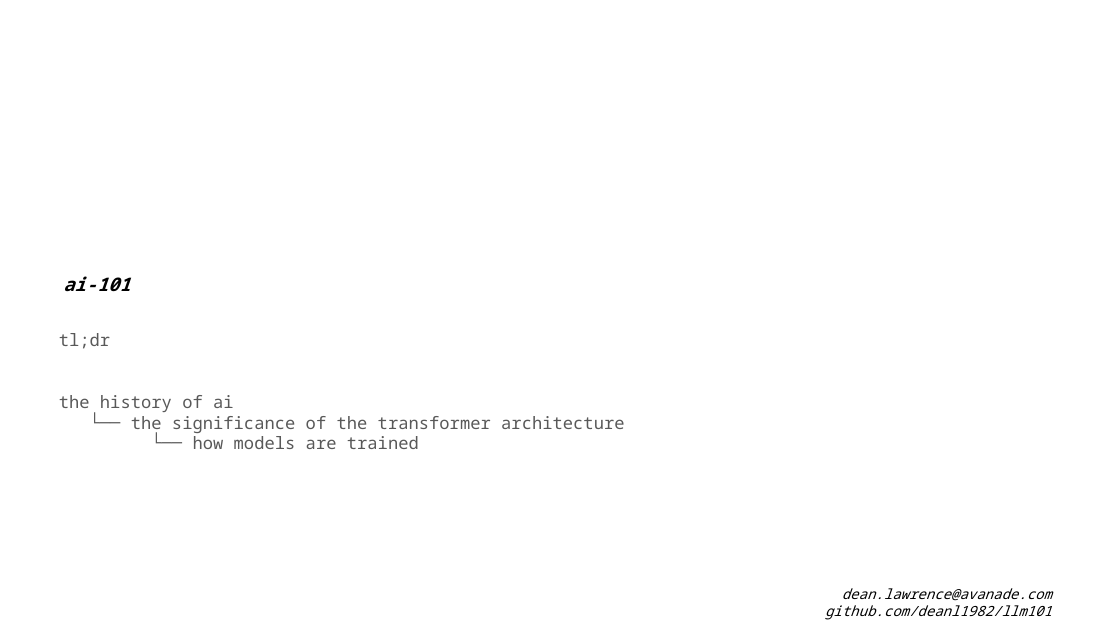
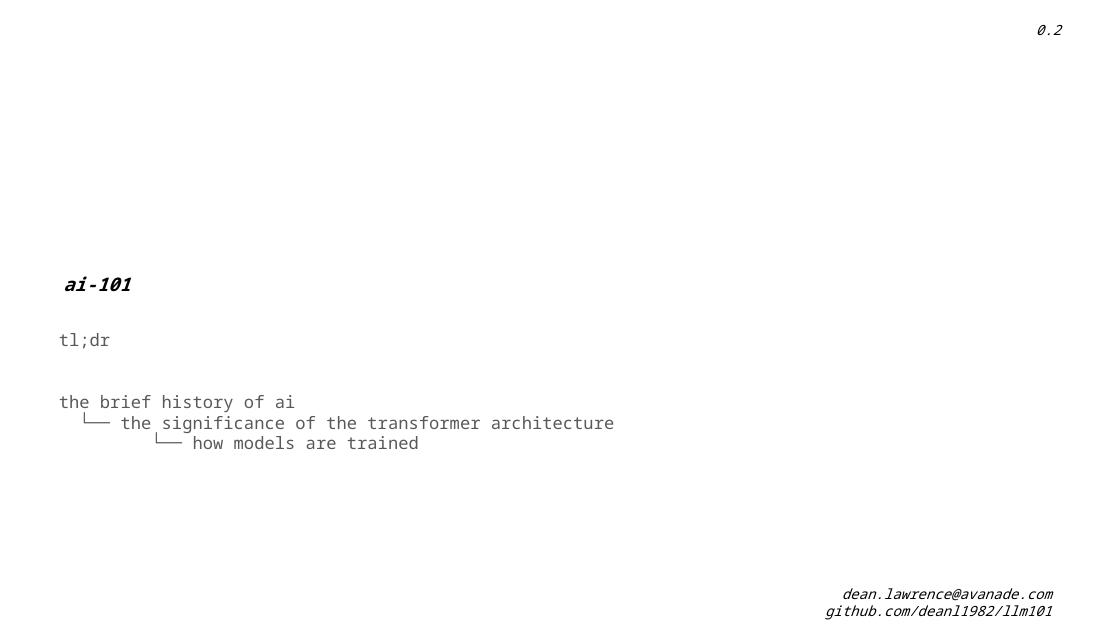
Before and after one commit to deanl1982/llm101, a slide deck: slide 1 of llm101.pptx. Drawn at 1120x630 pixels with LibreOffice and Linux fonts; fonts in the diff are those of the drawing. Boxes give left, top, right and bottom in pixels: in the first picture for what was removed or moved away, otherwise in the second. Text is boxed around its words. In the diff, an @@ line names an element or a change of style, - is before the commit and + after.

```diff
--- a/llm101.pptx
+++ b/llm101.pptx
@@ text added at (1036, 25, 1061, 35), 9 pt, text #000000, italic @@
+0.2
@@ text at (59, 395, 296, 413): text changed @@
-the history of ai
+the brief history of ai
```
Also in this commit, not shown: 10 other slides changed.
